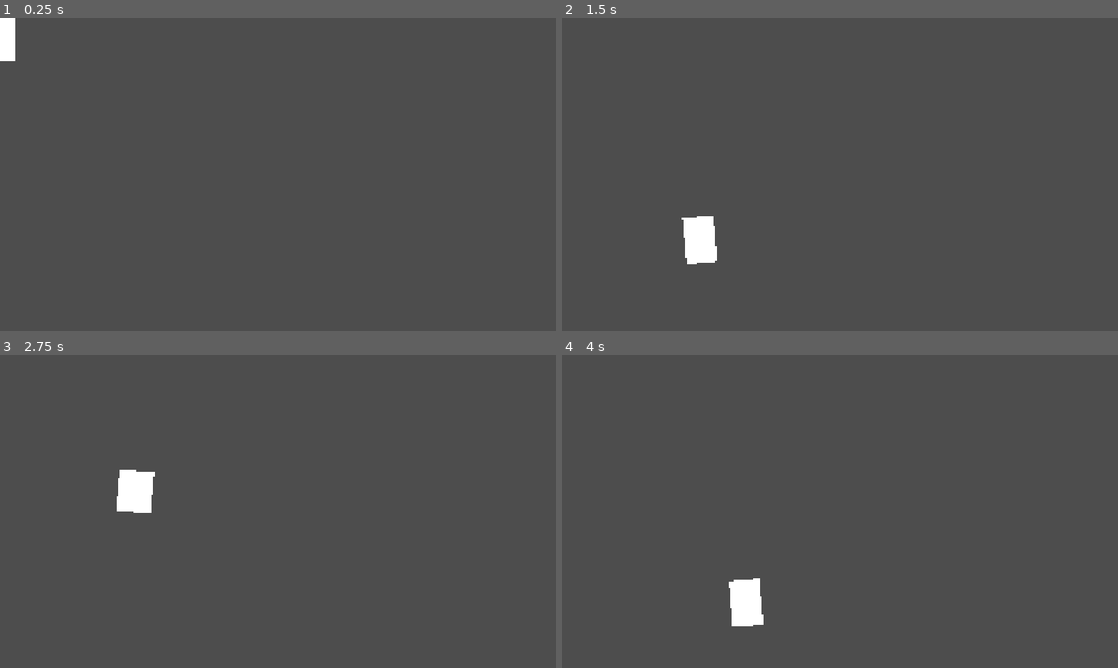
Above: before the commit, frames 1-4 (two rows, left to right).
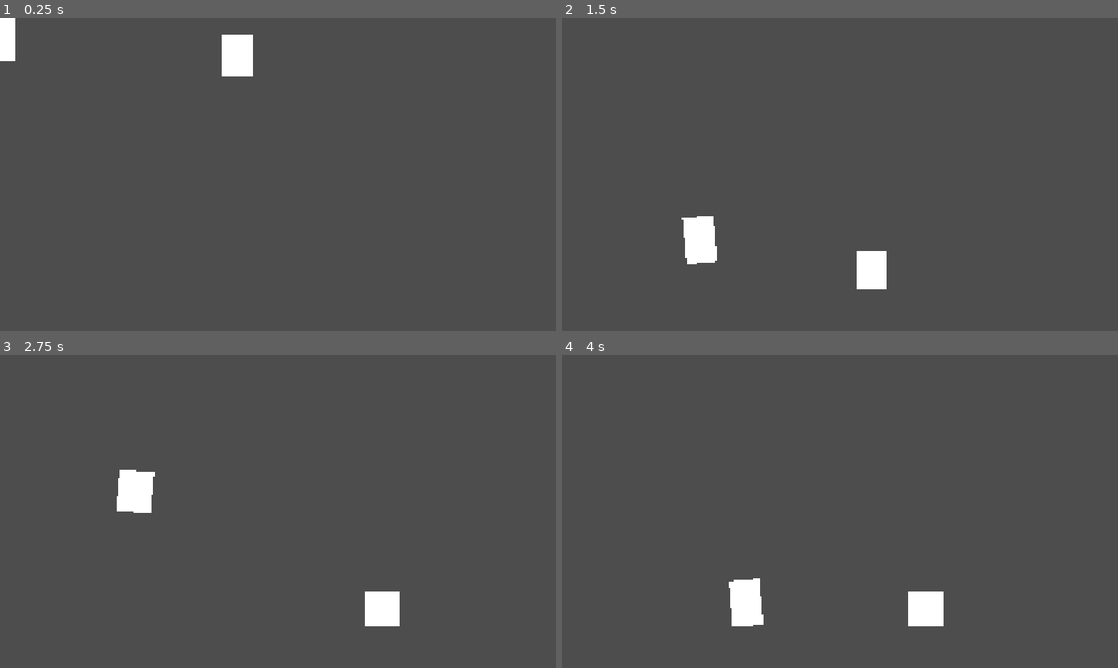
Above: after the commit, the same moments.

Repository: cliffordwilliam/wobble-protocol
Game: Godot game, scene res://test_scene.tscn
The game is run twice, just before and just after one commit, with the same random seed, the same clock (stepped at 60 frames per second) and the same inputs. The project has no main scene, so this scene is started directly.
Inputs:
- Up to frame 1 (0.25 s): no input
- Up to frame 2 (1.5 s): tap Enter (ui_accept) at 0.5, 1.35 s; hold Enter (ui_accept) 0.53-1.28 s; hold Right (ui_right) from 0.53 s (still down)
- Up to frame 3 (2.75 s): tap Enter (ui_accept) at 1.52, 1.82 s; release Right (ui_right) at 2.03 s; hold Left (ui_left) from 2.03 s (still down); hold Enter (ui_accept) from 2.03 s (still down)
- Up to frame 4 (4 s): release Left (ui_left) at 2.78 s; release Enter (ui_accept) at 2.78 s; hold Right (ui_right) from 2.78 s (still down); tap Enter (ui_accept) at 2.85, 3.02, 3.32 s; hold Enter (ui_accept) from 3.53 s (still down)

The runs differ from the first frame. In frame 1, 0.8% of the frame differs, in the area x 39-46%, y 5-19%; in frame 2, 0.7%; in frame 3, 0.7%; in frame 4, 0.7%.

Commit message:
feat: scaffold enemy
Reorganize and scaffold the first enemy class.

Diff:
--- a/player.gd
+++ b/actor/actor.gd
@@ -1,12 +1,8 @@
-class_name Player
+class_name Actor
 extends CharacterBody2D
 
-const MAX_SPEED := 657.0
-const ACCELERATION := 1476.563
-const RISE_GRAVITY := 1012.5
 const FALL_GRAVITY := 5062.5
 const MAX_FALL_SPEED := 1164.375
-const JUMP_VELOCITY := -928.125
 
 const LAND_SQUASH_DURATION := 1.0
 const LAND_SQUASH_SCALE := Vector2(1.3, 0.7)
@@ -14,11 +10,19 @@
 const AIR_SQUASH_MAX_Y := 1.2
 const AIR_SQUASH_MIN_X := 0.9
 
-const MAX_TILT_ANGLE := deg_to_rad(5.0)
-
 @onready var sprite: Sprite2D = $Sprite2D
 
 var _squash_tween: Tween
+
+
+func apply_gravity(delta: float, gravity: float = FALL_GRAVITY) -> void:
+	velocity.y = min(velocity.y + gravity * delta, MAX_FALL_SPEED)
+
+
+func update_air_squash() -> void:
+	var speed := absf(velocity.y)
+	sprite.scale.y = remap(speed, 0.0, MAX_FALL_SPEED, 1.0, AIR_SQUASH_MAX_Y)
+	sprite.scale.x = remap(speed, 0.0, MAX_FALL_SPEED, 1.0, AIR_SQUASH_MIN_X)
 
 
 func play_bounce() -> void:
@@ -31,10 +35,3 @@
 func cancel_squash() -> void:
 	if _squash_tween:
 		_squash_tween.kill()
-
-
-func move_horizontal(delta: float) -> float:
-	var direction := Input.get_axis("ui_left", "ui_right")
-	velocity.x = move_toward(velocity.x, direction * MAX_SPEED, ACCELERATION * delta)
-	sprite.rotation = remap(velocity.x, -MAX_SPEED, MAX_SPEED, MAX_TILT_ANGLE, -MAX_TILT_ANGLE)
-	return direction
--- /dev/null
+++ b/enemy/enemy.gd
@@ -0,0 +1,6 @@
+class_name Enemy
+extends Actor
+
+const SPEED := 200.0
+
+var direction := 1.0
--- /dev/null
+++ b/enemy/enemy.tscn
@@ -0,0 +1,38 @@
+[gd_scene format=3 uid="uid://d2oi43ue67sbe"]
+
+[ext_resource type="Script" uid="uid://djks70w1v3177" path="res://enemy/enemy.gd" id="1_p200p"]
+[ext_resource type="Gradient" uid="uid://bekjunmo2bsvt" path="res://white_gradient.tres" id="1_ppra6"]
+[ext_resource type="Script" uid="uid://70u3fko08rfr" path="res://state_machine/state_machine.gd" id="2_p200p"]
+[ext_resource type="Script" uid="uid://e5ed5au2ethg" path="res://enemy/enemy_walk_state.gd" id="3_pmsee"]
+[ext_resource type="Script" uid="uid://dbuwtw6epm8ox" path="res://enemy/enemy_fall_state.gd" id="5_pmsee"]
+
+[sub_resource type="GradientTexture2D" id="GradientTexture2D_cgllh"]
+gradient = ExtResource("1_ppra6")
+width = 120
+height = 120
+
+[sub_resource type="RectangleShape2D" id="RectangleShape2D_rgyib"]
+size = Vector2(120, 120)
+
+[node name="Enemy" type="CharacterBody2D" unique_id=1196418272]
+script = ExtResource("1_p200p")
+
+[node name="Sprite2D" type="Sprite2D" parent="." unique_id=970109914]
+texture = SubResource("GradientTexture2D_cgllh")
+offset = Vector2(0, -60)
+
+[node name="CollisionShape2D" type="CollisionShape2D" parent="." unique_id=1947343799]
+position = Vector2(0, -60)
+shape = SubResource("RectangleShape2D_rgyib")
+
+[node name="StateMachine" type="Node" parent="." unique_id=2021014724]
+script = ExtResource("2_p200p")
+metadata/_custom_type_script = "uid://70u3fko08rfr"
+
+[node name="EnemyWalkState" type="Node" parent="StateMachine" unique_id=54378761]
+script = ExtResource("3_pmsee")
+metadata/_custom_type_script = "uid://e5ed5au2ethg"
+
+[node name="EnemyFallState" type="Node" parent="StateMachine" unique_id=165726140]
+script = ExtResource("5_pmsee")
+metadata/_custom_type_script = "uid://dbuwtw6epm8ox"
--- /dev/null
+++ b/enemy/enemy_fall_state.gd
@@ -0,0 +1,18 @@
+class_name EnemyFallState
+extends EnemyState
+
+
+func enter(_previous_state: State = null) -> void:
+	enemy.cancel_squash()
+
+
+func physics_process(delta: float) -> void:
+	enemy.apply_gravity(delta)
+
+	enemy.velocity.x = enemy.direction * Enemy.SPEED
+	enemy.move_and_slide()
+
+	enemy.update_air_squash()
+
+	if enemy.is_on_floor():
+		state_machine.transition_to("EnemyWalkState")
--- /dev/null
+++ b/enemy/enemy_state.gd
@@ -0,0 +1,4 @@
+class_name EnemyState
+extends State
+
+@onready var enemy: Enemy = owner
--- /dev/null
+++ b/enemy/enemy_walk_state.gd
@@ -0,0 +1,18 @@
+class_name EnemyWalkState
+extends EnemyState
+
+
+func enter(previous_state: State = null) -> void:
+	if previous_state is EnemyFallState:
+		enemy.play_bounce()
+
+
+func physics_process(_delta: float) -> void:
+	enemy.velocity.x = enemy.direction * Enemy.SPEED
+	enemy.move_and_slide()
+
+	if not enemy.is_on_floor():
+		state_machine.transition_to("EnemyFallState")
+	elif enemy.is_on_wall():
+		enemy.direction = -enemy.direction
+		enemy.play_bounce()
--- a/fall_state.gd
+++ /dev/null
@@ -1,20 +0,0 @@
-class_name FallState
-extends State
-
-
-func enter(_previous_state: State = null) -> void:
-	player.cancel_squash()
-
-
-func physics_process(delta: float) -> void:
-	player.velocity.y = min(player.velocity.y + Player.FALL_GRAVITY * delta, Player.MAX_FALL_SPEED)
-
-	var direction := player.move_horizontal(delta)
-	player.move_and_slide()
-
-	var speed := absf(player.velocity.y)
-	player.sprite.scale.y = remap(speed, 0.0, Player.MAX_FALL_SPEED, 1.0, Player.AIR_SQUASH_MAX_Y)
-	player.sprite.scale.x = remap(speed, 0.0, Player.MAX_FALL_SPEED, 1.0, Player.AIR_SQUASH_MIN_X)
-
-	if player.is_on_floor():
-		state_machine.transition_to("WalkState" if direction != 0.0 else "IdleState")
--- /dev/null
+++ b/player/player.gd
@@ -0,0 +1,16 @@
+class_name Player
+extends Actor
+
+const MAX_SPEED := 657.0
+const ACCELERATION := 1476.563
+const RISE_GRAVITY := 1012.5
+const JUMP_VELOCITY := -928.125
+
+const MAX_TILT_ANGLE := deg_to_rad(5.0)
+
+
+func move_horizontal(delta: float) -> float:
+	var direction := Input.get_axis("ui_left", "ui_right")
+	velocity.x = move_toward(velocity.x, direction * MAX_SPEED, ACCELERATION * delta)
+	sprite.rotation = remap(velocity.x, -MAX_SPEED, MAX_SPEED, MAX_TILT_ANGLE, -MAX_TILT_ANGLE)
+	return direction
--- a/player.tscn
+++ b/player/player.tscn
@@ -1,17 +1,15 @@
 [gd_scene format=3 uid="uid://d16mnkjkusj6w"]
 
-[ext_resource type="Script" uid="uid://bf8cmiyruq806" path="res://player.gd" id="1_4flbx"]
-[ext_resource type="Script" uid="uid://70u3fko08rfr" path="res://state_machine.gd" id="2_sweqy"]
-[ext_resource type="Script" uid="uid://555jiigle6q" path="res://idle_state.gd" id="3_2hs0m"]
-[ext_resource type="Script" uid="uid://bs28esb060p28" path="res://walk_state.gd" id="4_1jxqw"]
-[ext_resource type="Script" uid="uid://cckj4wash7w01" path="res://jump_state.gd" id="5_dw050"]
-[ext_resource type="Script" uid="uid://yy1rd3nkci1j" path="res://fall_state.gd" id="6_2hs0m"]
-
-[sub_resource type="Gradient" id="Gradient_4flbx"]
-colors = PackedColorArray(1, 1, 1, 1, 1, 1, 1, 1)
+[ext_resource type="Script" uid="uid://bf8cmiyruq806" path="res://player/player.gd" id="1_4flbx"]
+[ext_resource type="Gradient" uid="uid://bekjunmo2bsvt" path="res://white_gradient.tres" id="2_boad6"]
+[ext_resource type="Script" uid="uid://70u3fko08rfr" path="res://state_machine/state_machine.gd" id="2_sweqy"]
+[ext_resource type="Script" uid="uid://555jiigle6q" path="res://player/player_idle_state.gd" id="3_2hs0m"]
+[ext_resource type="Script" uid="uid://bs28esb060p28" path="res://player/player_walk_state.gd" id="4_1jxqw"]
+[ext_resource type="Script" uid="uid://cckj4wash7w01" path="res://player/player_jump_state.gd" id="5_dw050"]
+[ext_resource type="Script" uid="uid://yy1rd3nkci1j" path="res://player/player_fall_state.gd" id="6_2hs0m"]
 
 [sub_resource type="GradientTexture2D" id="GradientTexture2D_i3pqv"]
-gradient = SubResource("Gradient_4flbx")
+gradient = ExtResource("2_boad6")
 width = 120
 height = 144
 
@@ -33,18 +31,18 @@
 script = ExtResource("2_sweqy")
 metadata/_custom_type_script = "uid://70u3fko08rfr"
 
-[node name="IdleState" type="Node" parent="StateMachine" unique_id=1777698516]
+[node name="PlayerIdleState" type="Node" parent="StateMachine" unique_id=1777698516]
 script = ExtResource("3_2hs0m")
 metadata/_custom_type_script = "uid://555jiigle6q"
 
-[node name="WalkState" type="Node" parent="StateMachine" unique_id=495470088]
+[node name="PlayerWalkState" type="Node" parent="StateMachine" unique_id=495470088]
 script = ExtResource("4_1jxqw")
 metadata/_custom_type_script = "uid://bs28esb060p28"
 
-[node name="JumpState" type="Node" parent="StateMachine" unique_id=1320215214]
+[node name="PlayerJumpState" type="Node" parent="StateMachine" unique_id=1320215214]
 script = ExtResource("5_dw050")
 metadata/_custom_type_script = "uid://cckj4wash7w01"
 
-[node name="FallState" type="Node" parent="StateMachine" unique_id=1502732925]
+[node name="PlayerFallState" type="Node" parent="StateMachine" unique_id=1502732925]
 script = ExtResource("6_2hs0m")
 metadata/_custom_type_script = "uid://yy1rd3nkci1j"
--- /dev/null
+++ b/player/player_fall_state.gd
@@ -0,0 +1,18 @@
+class_name PlayerFallState
+extends PlayerState
+
+
+func enter(_previous_state: State = null) -> void:
+	player.cancel_squash()
+
+
+func physics_process(delta: float) -> void:
+	player.apply_gravity(delta)
+
+	var direction := player.move_horizontal(delta)
+	player.move_and_slide()
+
+	player.update_air_squash()
+
+	if player.is_on_floor():
+		state_machine.transition_to("PlayerWalkState" if direction != 0.0 else "PlayerIdleState")
--- a/idle_state.gd
+++ b/player/player_idle_state.gd
@@ -1,11 +1,11 @@
-class_name IdleState
-extends State
+class_name PlayerIdleState
+extends PlayerState
 
 
 func enter(previous_state: State = null) -> void:
-	if previous_state is FallState:
+	if previous_state is PlayerFallState:
 		player.play_bounce()
-	elif previous_state is WalkState and player.is_on_wall():
+	elif previous_state is PlayerWalkState and player.is_on_wall():
 		player.play_bounce()
 
 
@@ -14,8 +14,8 @@
 	player.move_and_slide()
 
 	if not player.is_on_floor():
-		state_machine.transition_to("FallState")
+		state_machine.transition_to("PlayerFallState")
 	elif Input.is_action_just_pressed("ui_accept"):
-		state_machine.transition_to("JumpState")
+		state_machine.transition_to("PlayerJumpState")
 	elif direction != 0.0 and not player.is_on_wall():
-		state_machine.transition_to("WalkState")
+		state_machine.transition_to("PlayerWalkState")
--- a/jump_state.gd
+++ b/player/player_jump_state.gd
@@ -1,5 +1,5 @@
-class_name JumpState
-extends State
+class_name PlayerJumpState
+extends PlayerState
 
 
 func enter(_previous_state: State = null) -> void:
@@ -9,11 +9,10 @@
 
 func physics_process(delta: float) -> void:
 	var held := Input.is_action_pressed("ui_accept")
-	var gravity := Player.RISE_GRAVITY if held else Player.FALL_GRAVITY
-	player.velocity.y = min(player.velocity.y + gravity * delta, Player.MAX_FALL_SPEED)
+	player.apply_gravity(delta, Player.RISE_GRAVITY if held else Player.FALL_GRAVITY)
 
 	player.move_horizontal(delta)
 	player.move_and_slide()
 
 	if player.velocity.y >= 0.0:
-		state_machine.transition_to("FallState")
+		state_machine.transition_to("PlayerFallState")
--- /dev/null
+++ b/player/player_state.gd
@@ -0,0 +1,4 @@
+class_name PlayerState
+extends State
+
+@onready var player: Player = owner
--- a/walk_state.gd
+++ b/player/player_walk_state.gd
@@ -1,9 +1,9 @@
-class_name WalkState
-extends State
+class_name PlayerWalkState
+extends PlayerState
 
 
 func enter(previous_state: State = null) -> void:
-	if previous_state is FallState:
+	if previous_state is PlayerFallState:
 		player.play_bounce()
 
 
@@ -12,8 +12,8 @@
 	player.move_and_slide()
 
 	if not player.is_on_floor():
-		state_machine.transition_to("FallState")
+		state_machine.transition_to("PlayerFallState")
 	elif Input.is_action_just_pressed("ui_accept"):
-		state_machine.transition_to("JumpState")
+		state_machine.transition_to("PlayerJumpState")
 	elif direction == 0.0 or player.is_on_wall():
-		state_machine.transition_to("IdleState")
+		state_machine.transition_to("PlayerIdleState")
--- a/state.gd
+++ b/state_machine/state.gd
@@ -1,7 +1,6 @@
 class_name State
 extends Node
 
-@onready var player: Player = owner
 @onready var state_machine: StateMachine = get_parent()
 
 
--- a/test_scene.tscn
+++ b/test_scene.tscn
@@ -1,12 +1,16 @@
 [gd_scene format=3 uid="uid://cmfdiulrm7wj8"]
 
-[ext_resource type="PackedScene" uid="uid://d16mnkjkusj6w" path="res://player.tscn" id="1_uhqqe"]
+[ext_resource type="PackedScene" uid="uid://d16mnkjkusj6w" path="res://player/player.tscn" id="1_uhqqe"]
+[ext_resource type="PackedScene" uid="uid://d2oi43ue67sbe" path="res://enemy/enemy.tscn" id="2_ia1lp"]
 
 [sub_resource type="RectangleShape2D" id="RectangleShape2D_n8mn6"]
 size = Vector2(1977, 94)
 
 [sub_resource type="RectangleShape2D" id="RectangleShape2D_ify7c"]
 size = Vector2(88, 232)
+
+[sub_resource type="RectangleShape2D" id="RectangleShape2D_wv6uw"]
+size = Vector2(109, 201)
 
 [node name="Node" type="Node" unique_id=1139093061]
 
@@ -24,3 +28,12 @@
 
 [node name="CollisionShape2D" type="CollisionShape2D" parent="StaticBody2D2" unique_id=394492280]
 shape = SubResource("RectangleShape2D_ify7c")
+
+[node name="StaticBody2D3" type="StaticBody2D" parent="." unique_id=2029271558]
+
+[node name="CollisionShape2D" type="CollisionShape2D" parent="StaticBody2D3" unique_id=587476558]
+position = Vector2(1526, 869)
+shape = SubResource("RectangleShape2D_wv6uw")
+
+[node name="Enemy" parent="." unique_id=1196418272 instance=ExtResource("2_ia1lp")]
+position = Vector2(769, 53)
--- /dev/null
+++ b/white_gradient.tres
@@ -0,0 +1,4 @@
+[gd_resource type="Gradient" format=3 uid="uid://bekjunmo2bsvt"]
+
+[resource]
+colors = PackedColorArray(1, 1, 1, 1, 1, 1, 1, 1)
Not shown, added: actor/actor.gd.uid
Not shown, added: enemy/enemy.gd.uid
Not shown, added: enemy/enemy_fall_state.gd.uid
Not shown, added: enemy/enemy_state.gd.uid
Not shown, added: enemy/enemy_walk_state.gd.uid
Renamed: player.gd.uid -> player/player.gd.uid
Renamed: fall_state.gd.uid -> player/player_fall_state.gd.uid
Renamed: idle_state.gd.uid -> player/player_idle_state.gd.uid
Renamed: jump_state.gd.uid -> player/player_jump_state.gd.uid
Not shown, added: player/player_state.gd.uid
Renamed: walk_state.gd.uid -> player/player_walk_state.gd.uid
Renamed: state.gd.uid -> state_machine/state.gd.uid
(and 2 more such lines)
